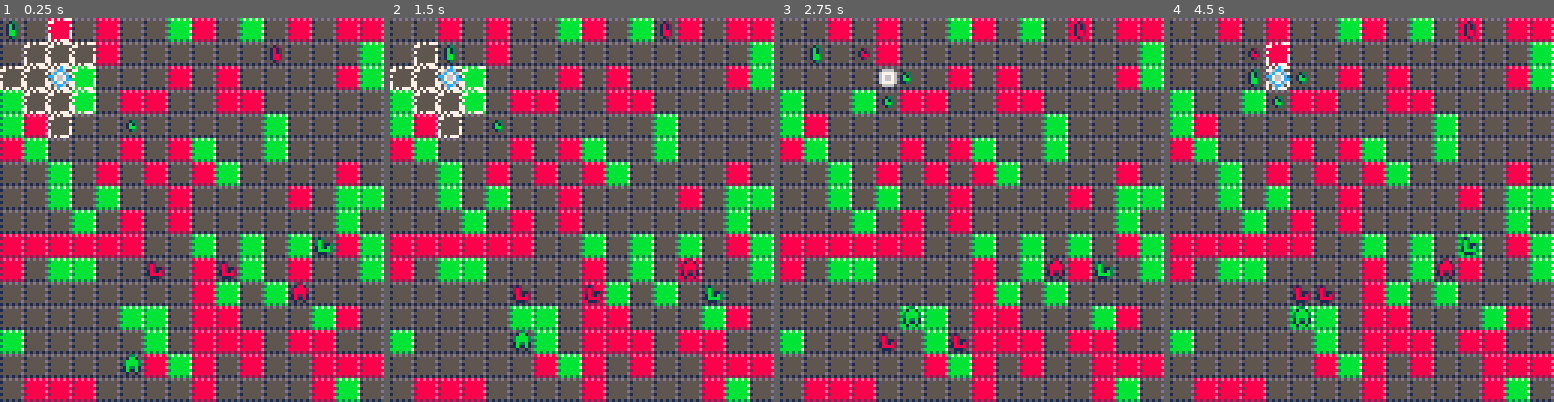
Above: before the commit, frames 1-4 (left to right).
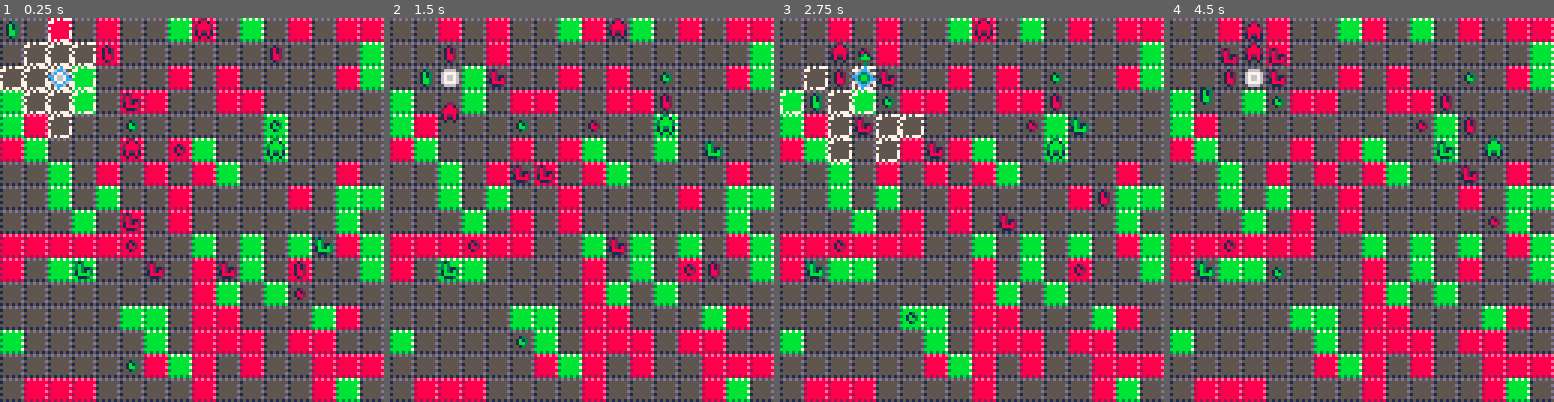
Above: after the commit, the same moments.

Repository: jcwilk/dv_prototype
Game: PICO-8 cartridge divproto.p8
Two runs of this game, one before a commit and one after it. Both use one fixed random seed, a clock stepped at 60 frames per second and the inputs below.
Inputs (mouse positions are in pixels of both pictures, inside the frame that each line leads up to):
- Up to frame 1 (0.25 s): no input
- Up to frame 2 (1.5 s): tap X (X key) at 0.33, 1.07 s; click (670, 121) at 0.67 s; tap O (Z key) at 0.7 s; click (436, 267) at 1.22 s
- Up to frame 3 (2.75 s): hold Right 1.6-2.1 s; tap O (Z key) at 1.7, 2.1, 2.5 s; click (887, 114) at 1.77 s; tap X (X key) at 1.85 s; hold Up 2.15-2.42 s; click (952, 259) at 2.32 s; hold Right from 2.47 s (still down)
- Up to frame 4 (4.5 s): click (1404, 106) at 2.87 s; tap O (Z key) every 0.4 s from 2.9 to 4.1 s; tap X (X key) at 2.97, 4.08 s; release Right at 3.03 s; hold Left 3.08-3.58 s; click (1465, 256) at 3.42 s; hold Down 3.63-3.97 s; click (1231, 102) at 3.97 s; hold Right from 4.02 s (still down)

The runs differ from the first frame. In frame 1, 1.4% of the frame differs, in the area x 19-81%, y 0-93%; in frame 2, 4.1%; in frame 3, 4.7%, in the area x 0-87%, y 0-87%; in frame 4, 3.7%.

Commit message:
Fix can't spawn on colored tiles bug

Diff:
--- a/divproto.p8
+++ b/divproto.p8
@@ -1062,7 +1062,7 @@
    sfx(4)
   end
  end
- if is_valid_move(x,y,mob) then
+ if is_valid_move(x,y,mob.col) then
   if not mobs.by_coord[x][y] then
    add(mobs.all,mob)
    mobs.by_coord[x][y]=mob
